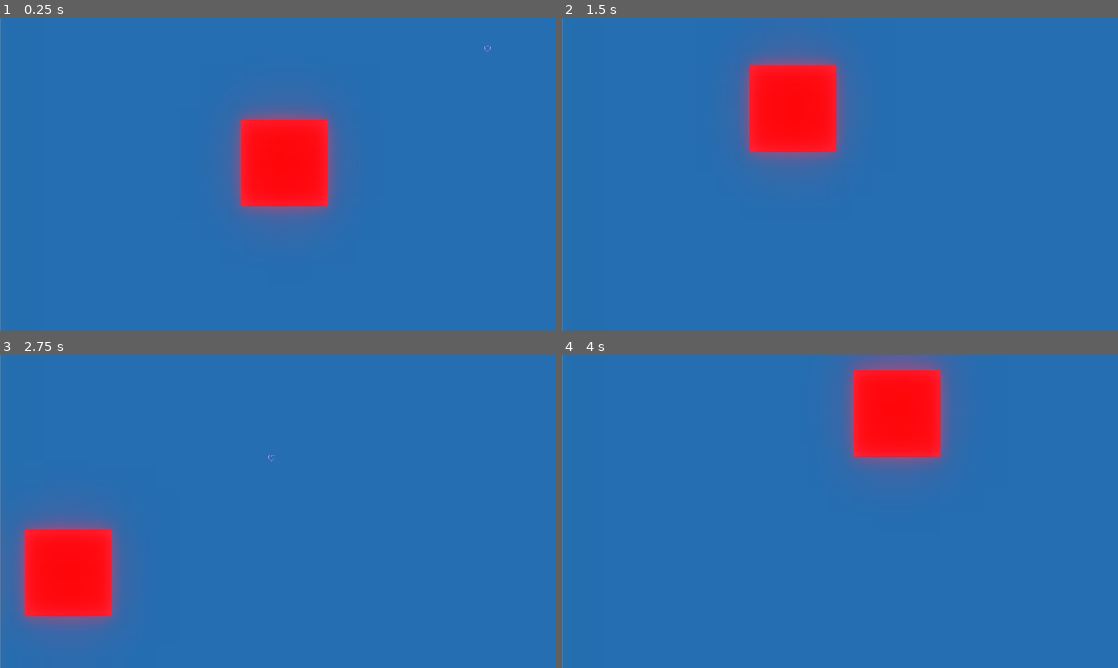
Above: before the commit, frames 1-4 (two rows, left to right).
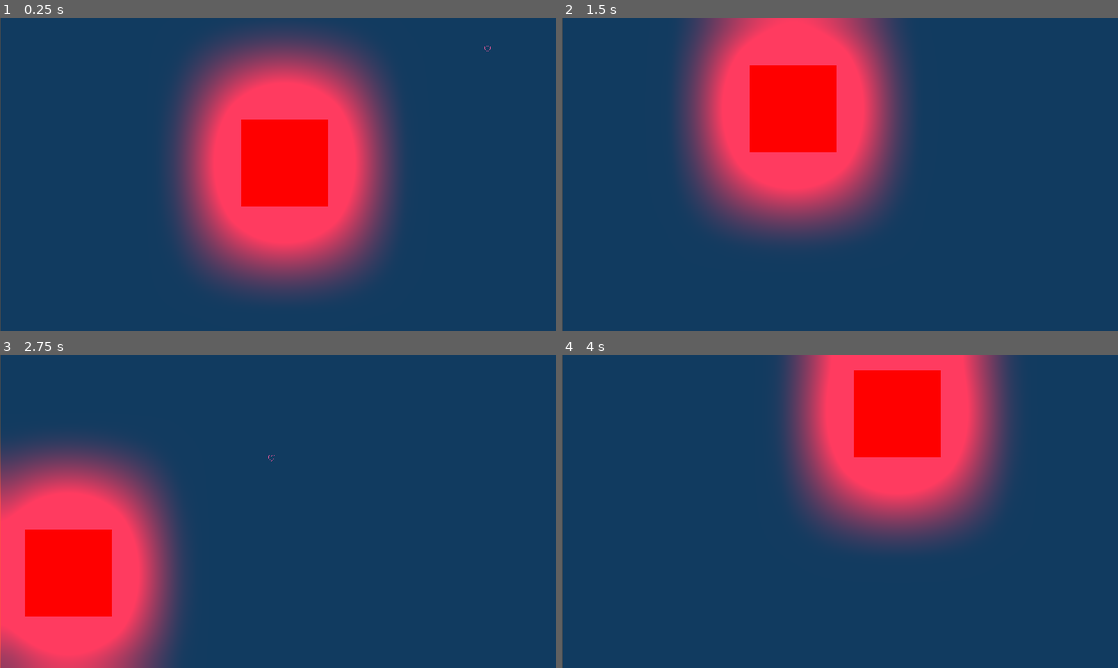
Above: after the commit, the same moments.

Repository: JonasBernard/deeper-but-lighter
Game: Godot game, scene res://hackingscene.tscn
Same seed, same stepped clock (60 frames per second), same inputs: the game is played once before the commit and once after it. The project has no main scene, so this scene is started directly.
Inputs (mouse positions are in pixels of both pictures, inside the frame that each line leads up to):
- Up to frame 1 (0.25 s): no input
- Up to frame 2 (1.5 s): move the mouse to (856, 149) at 0.52 s; click (856, 149) at 0.67 s; move the mouse to (728, 190) at 1.27 s; click (728, 190) at 1.42 s
- Up to frame 3 (2.75 s): move the mouse to (333, 442) at 2.02 s; click (333, 442) at 2.17 s
- Up to frame 4 (4 s): move the mouse to (812, 574) at 2.77 s; click (812, 574) at 2.92 s; move the mouse to (1006, 558) at 3.52 s; click (1006, 558) at 3.67 s

The runs differ from the first frame. In frame 1, 97% of the frame differs, in the area x 0-100%, y 0-100%; in frame 2, 97%; in frame 3, 97%; in frame 4, 97%.

Commit message:
custom shader

Diff:
--- a/components/HackButton.tscn
+++ b/components/HackButton.tscn
@@ -1,7 +1,20 @@
-[gd_scene load_steps=4 format=2]
+[gd_scene load_steps=6 format=2]
 
 [ext_resource path="res://textures/rooot.png" type="Texture" id=1]
 [ext_resource path="res://components/HackButton.gd" type="Script" id=2]
+
+[sub_resource type="Shader" id=2]
+code = "shader_type canvas_item;
+uniform vec4 glow_color : hint_color = vec4(1,1,1,1);
+
+void fragment() {
+	COLOR = texture(TEXTURE, UV) + glow_color;
+}
+"
+
+[sub_resource type="ShaderMaterial" id=3]
+shader = SubResource( 2 )
+shader_param/glow_color = Color( 0.254902, 0, 0, 1 )
 
 [sub_resource type="RectangleShape2D" id=1]
 extents = Vector2( 100, 100 )
@@ -12,6 +25,7 @@
 script = ExtResource( 2 )
 
 [node name="Sprite" type="Sprite" parent="."]
+material = SubResource( 3 )
 scale = Vector2( 0.5, 0.5 )
 texture = ExtResource( 1 )
 
--- a/default_env.tres
+++ b/default_env.tres
@@ -6,9 +6,9 @@
 background_mode = 4
 background_sky = SubResource( 1 )
 background_color = Color( 0.305882, 0.164706, 0.164706, 1 )
+background_energy = 0.0
+background_canvas_max_layer = 1
 glow_enabled = true
-glow_intensity = 1.0
-glow_strength = 0.95
-glow_bloom = 0.62
 glow_blend_mode = 0
 glow_bicubic_upscale = true
+adjustment_brightness = 0.36
--- a/hackingscene.tscn
+++ b/hackingscene.tscn
@@ -22,8 +22,8 @@
 speedup_time = 10
 
 [node name="Sprite" type="Sprite" parent="Camera2D"]
-position = Vector2( 1.49817, -0.0841775 )
-scale = Vector2( 0.667, 0.667 )
+position = Vector2( 1.49817, -2.26822 )
+scale = Vector2( 0.667, 0.681832 )
 texture = ExtResource( 1 )
 
 [node name="Path2D" type="Path2D" parent="."]
--- a/project.godot
+++ b/project.godot
@@ -10,7 +10,6 @@
 
 _global_script_classes=[  ]
 _global_script_class_icons={
-
 }
 
 [application]
@@ -49,7 +48,6 @@
 
 [rendering]
 
-quality/driver/driver_name="GLES2"
 vram_compression/import_etc=true
 vram_compression/import_etc2=false
 environment/default_environment="res://default_env.tres"
